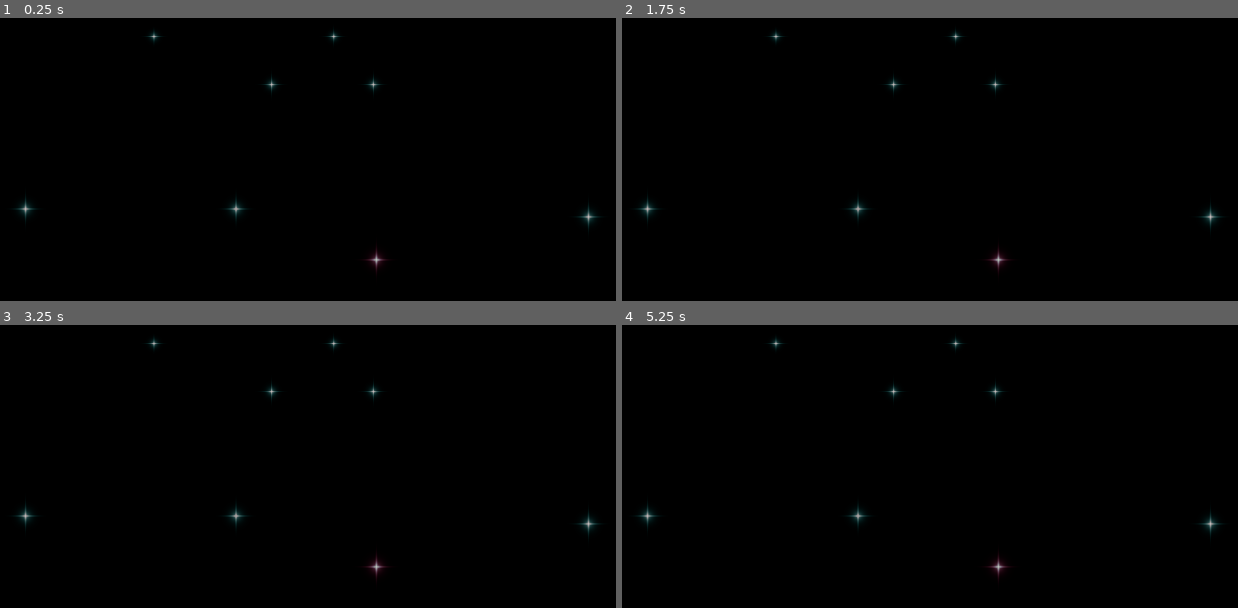
Above: before the commit, frames 1-4 (two rows, left to right).
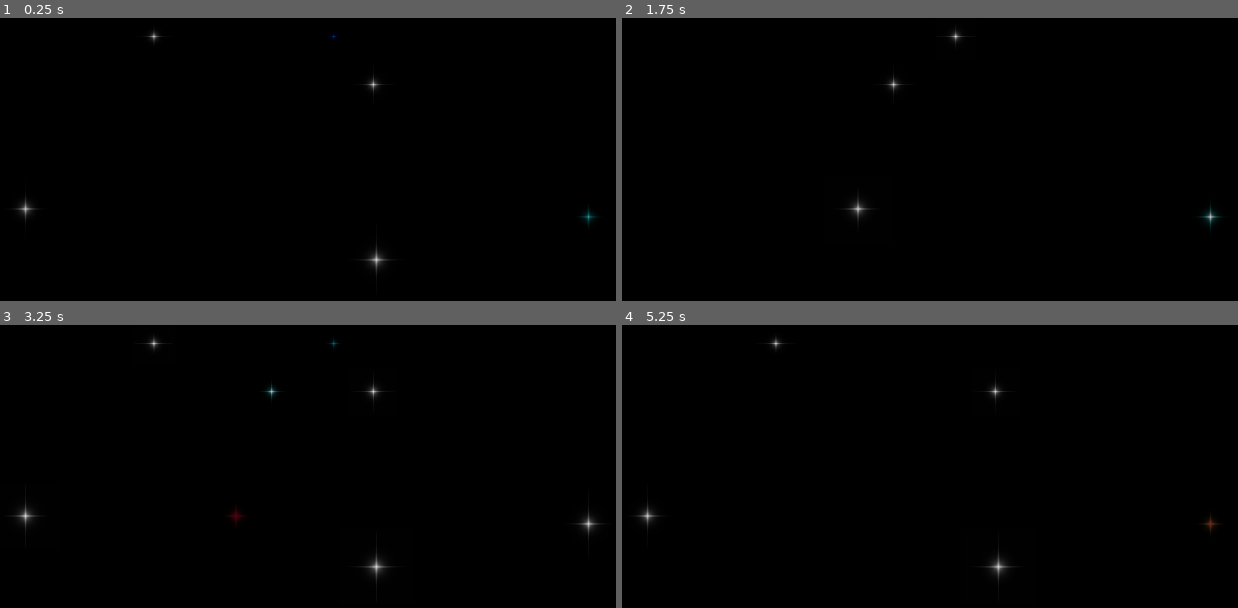
Above: after the commit, the same moments.

Repository: Ermith/GMTK_GameJam_2025
Game: Godot game, scene res://objects/world/star.tscn
Two runs of this game, one before a commit and one after it. Both use one fixed random seed, a clock stepped at 60 frames per second and the inputs below. This scene is started directly instead of the project's main scene.
Inputs:
- Up to frame 1 (0.25 s): no input
- Up to frame 2 (1.75 s): tap Enter at 0.5 s; hold P 0.53-1.28 s; tap P at 1.35 s
- Up to frame 3 (3.25 s): hold P 2.03-2.78 s; tap P at 2.85 s
- Up to frame 4 (5.25 s): hold P 3.53-4.28 s; tap P at 4.35 s; hold P from 5.03 s (still down)

The runs differ from the first frame. In frame 1, 0.4% of the frame differs, in the area x 2-97%, y 4-91%; in frame 2, 0.4%; in frame 3, 0.5%, in the area x 2-98%, y 4-92%; in frame 4, 0.5%.

Commit message:
star animations

Diff:
--- /dev/null
+++ b/objects/world/star.gd
@@ -0,0 +1,4 @@
+extends Node3D
+
+func _ready() -> void:
+	pass
--- a/objects/world/star.tscn
+++ b/objects/world/star.tscn
@@ -1,6 +1,7 @@
-[gd_scene load_steps=6 format=3 uid="uid://bh8kb6qsnoko2"]
+[gd_scene load_steps=7 format=3 uid="uid://bh8kb6qsnoko2"]
 
 [ext_resource type="Shader" uid="uid://yy61jhufdvq6" path="res://objects/world/star_shader.gdshader" id="1_3dyli"]
+[ext_resource type="Script" uid="uid://c58npnxh4oitp" path="res://objects/world/star.gd" id="1_jdup5"]
 
 [sub_resource type="ShaderMaterial" id="ShaderMaterial_3dyli"]
 render_priority = 0
@@ -10,6 +11,10 @@
 shader_parameter/cross_intensity = 0.6
 shader_parameter/mid_power = 4.5
 shader_parameter/glow_factor = 0.5
+shader_parameter/intensity = 1.9
+shader_parameter/mid_near_anim_factor = 1.0
+shader_parameter/intensity_anim_factor = 5.0
+shader_parameter/anim_speed_modifier = 10.0
 
 [sub_resource type="QuadMesh" id="QuadMesh_jdup5"]
 material = SubResource("ShaderMaterial_3dyli")
@@ -23,11 +28,16 @@
 shader_parameter/cross_intensity = 0.6
 shader_parameter/mid_power = 4.5
 shader_parameter/glow_factor = 0.5
+shader_parameter/intensity = 1.9
+shader_parameter/mid_near_anim_factor = 1.0
+shader_parameter/intensity_anim_factor = 5.0
+shader_parameter/anim_speed_modifier = 10.0
 
 [sub_resource type="Environment" id="Environment_3dyli"]
 background_energy_multiplier = 0.0
 
 [node name="Star" type="Node3D"]
+script = ExtResource("1_jdup5")
 
 [node name="MeshInstance3D" type="MeshInstance3D" parent="."]
 transform = Transform3D(1, 0, 0, 0, 1, 0, 0, 0, 1, 0, 0, 0.659199)
--- a/objects/world/star_material.tres
+++ b/objects/world/star_material.tres
@@ -5,7 +5,8 @@
 [resource]
 render_priority = 0
 shader = ExtResource("1_8omo1")
-shader_parameter/in_star_color = Vector3(0, 1, 1)
 shader_parameter/star_color = Color(1, 1, 1, 1)
-shader_parameter/intensity = 2.89
-shader_parameter/sharpness = 15.648
+shader_parameter/cross_factor = 40.0
+shader_parameter/cross_intensity = 0.6
+shader_parameter/mid_power = 4.5
+shader_parameter/glow_factor = 0.5
--- a/objects/world/star_shader.gdshader
+++ b/objects/world/star_shader.gdshader
@@ -17,14 +17,26 @@
 uniform float cross_intensity : hint_range(0.0, 1.0) = 0.6;
 uniform float mid_power : hint_range(0.0, 10.0) = 4.5;
 uniform float glow_factor : hint_range(0.0, 10.0) = 0.5;
+uniform float intensity : hint_range(0.0, 20.0) = 1.9;
+uniform float mid_near_anim_factor : hint_range(0.0, 10.0) = 0.1;
+uniform float intensity_anim_factor : hint_range(0.0, 10.0) = 0.4;
+uniform float anim_speed_modifier : hint_range(0.0, 100.0) = 10.0;
+
+
+float rand(float x) {
+	return fract(sin(x * 1016.2310234) * 43758.5453123);
+}
 
 // Called for every pixel the material is visible on.
 void fragment() {
+	float rnd = rand(NODE_POSITION_WORLD.x * NODE_POSITION_WORLD.z);
+	float anim_modifier = sin(TIME * anim_speed_modifier + rnd*PI);
+
 	// Multiply by 2, since distance from top to mid is 0.5 -> we want [0,1] range
 	// Then, we clamp, since distance from corner to mid is more than 0.5 -> would resuld in > 1.0
 	float mid_dist = clamp(distance(UV, vec2(0.5)) * 2.0, 0.0, 1.0);
 	float mid_near = 1.0 - mid_dist;
-	float mid_near_power = pow(mid_near, mid_power);
+	float mid_near_power = pow(mid_near, mid_power) + anim_modifier * mid_near_anim_factor / 10.0;
 
 
 	// Calculates distance from 0.5 and inverts it to 'nearness'. [1.0, 0.0]
@@ -36,7 +48,8 @@
 	final_shape = clamp(final_shape, 0.0, 1.0);
 	vec3 final_color = mix(star_color, vec3(1.0), final_shape);
 
-	EMISSION = final_color * 1.9;
+	EMISSION = final_color * intensity + anim_modifier * intensity_anim_factor;
+
 	//EMISSION = vec3(1.0);
 	ALPHA = final_shape;
 }
Not shown, added: objects/world/star.gd.uid
